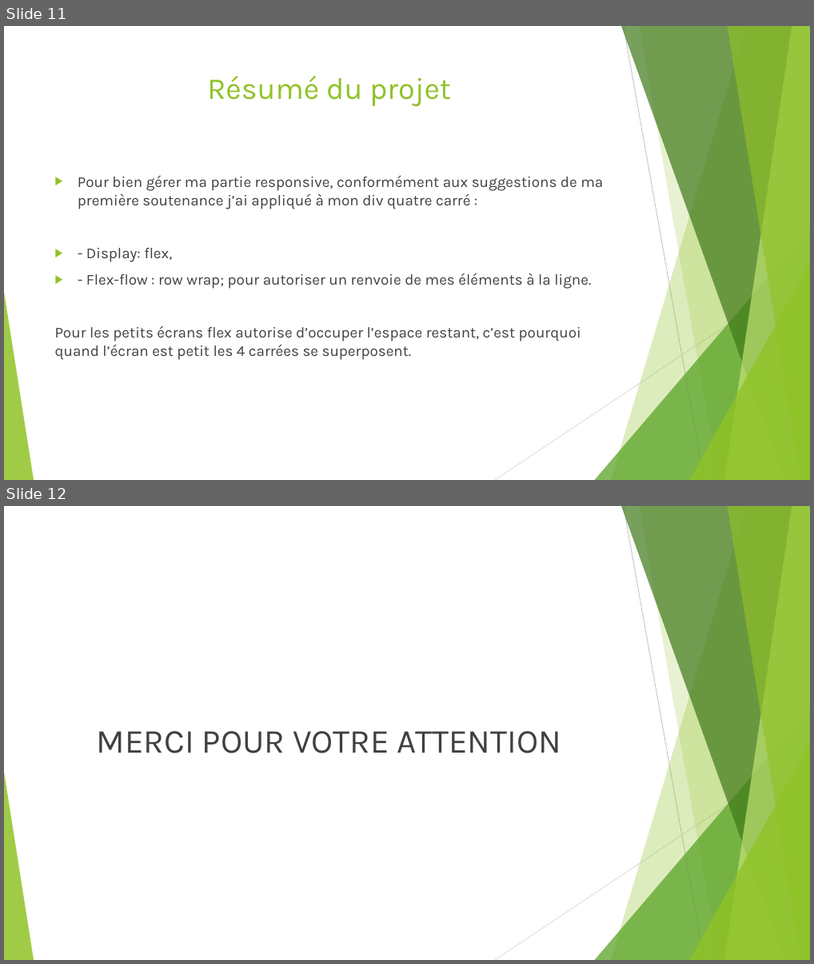
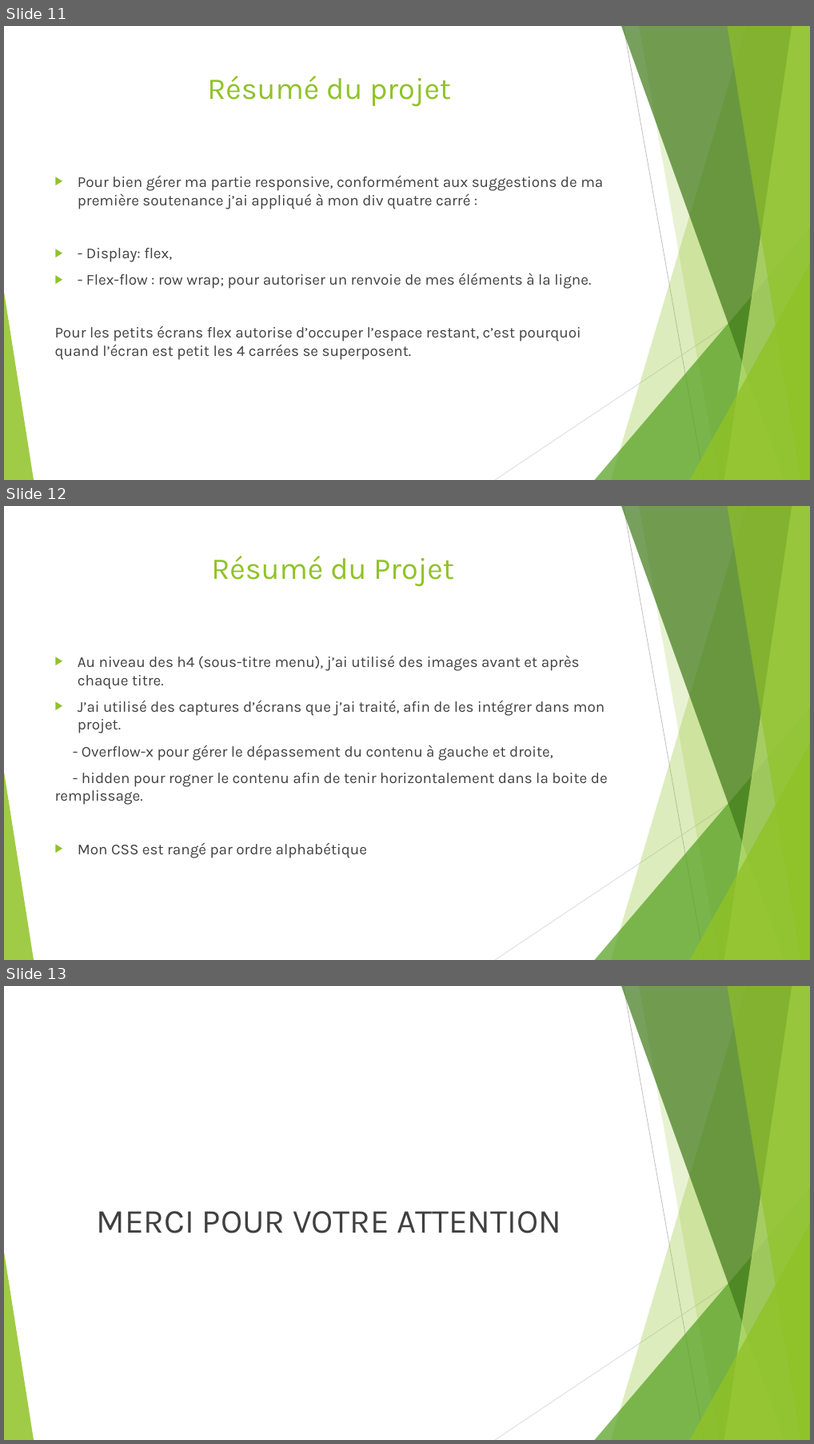
Before and after one commit to SOW-tech/projet3, a slide deck: Présentation Projet3.pptx. Shown one above the other, each under a label of ours: slides 11 and 12 before the commit, slides 11, 12 and 13 after it. The pictures are 814x964 and 814x1444 pixels, drawn with LibreOffice and Linux fonts; fonts in the diff are those of the drawing. Boxes give left, top, right and bottom in pixels: in the first picture for what was removed or moved away, otherwise in the second. Text is boxed around its words. In the diff, an @@ line names an element or a change of style, - is before the commit and + after.

```diff
--- a/Présentation Projet3.pptx
+++ b/Présentation Projet3.pptx
@@ slide 12 added at (x1=4, y1=506, x2=810, y2=960), background #FFFFFF; not listed: 10 template elements that a slide beside it also shows @@
@@ title added at (x1=211, y1=556, x2=454, y2=587), 36 pt, text #90C226 @@
+Résumé du Projet
@@ text added at (x1=55, y1=655, x2=608, y2=858), 18 pt, text #404040 @@
+▶ Au niveau des h4 (sous-titre menu), j’ai utilisé des images avant et après chaque titre.
+▶ J’ai utilisé des captures d’écrans que j’ai traité, afin de les intégrer dans mon projet.
+- Overflow-x pour gérer le dépassement du contenu à gauche et droite,
+- hidden pour rogner le contenu afin de tenir horizontalement dans la boite de remplissage.
+▶ Mon CSS est rangé par ordre alphabétique
@@ what was slide 12 is now slide 13 @@
```
Also in this commit, not shown: 1 slide changed, 5 other files.
